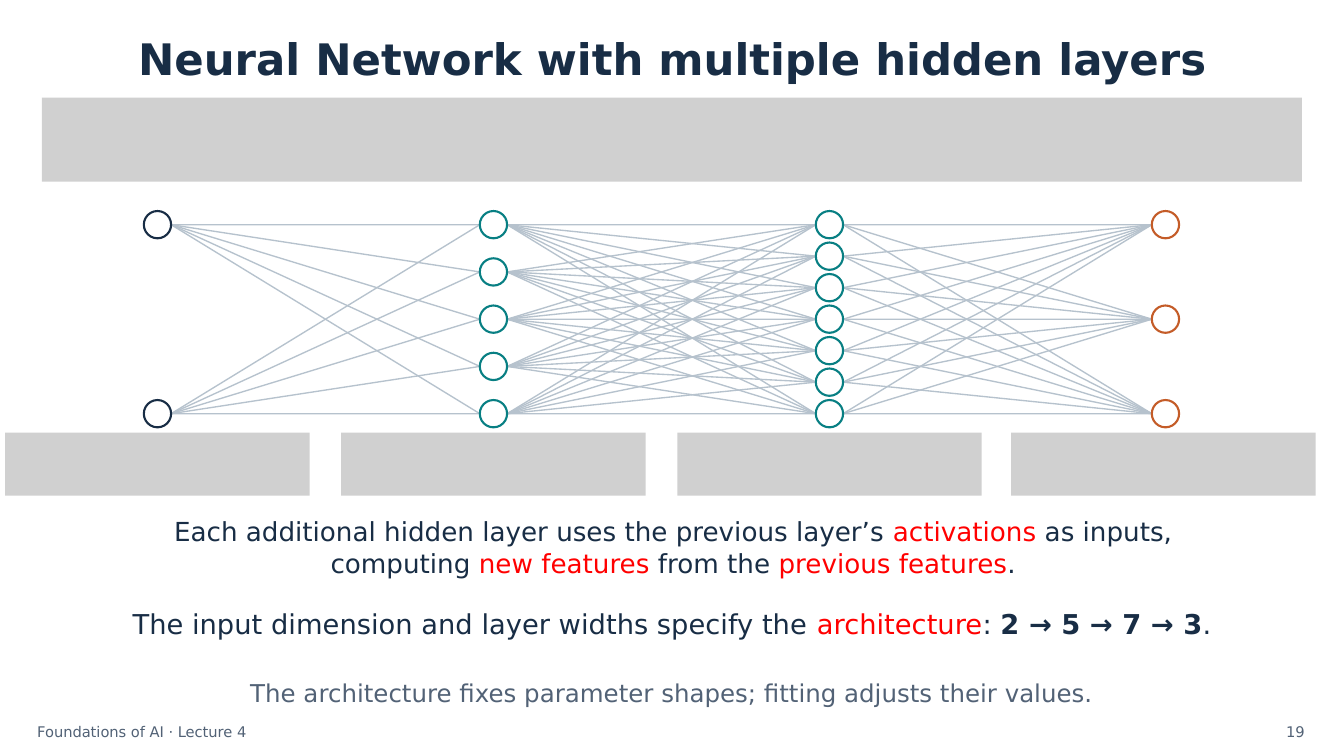
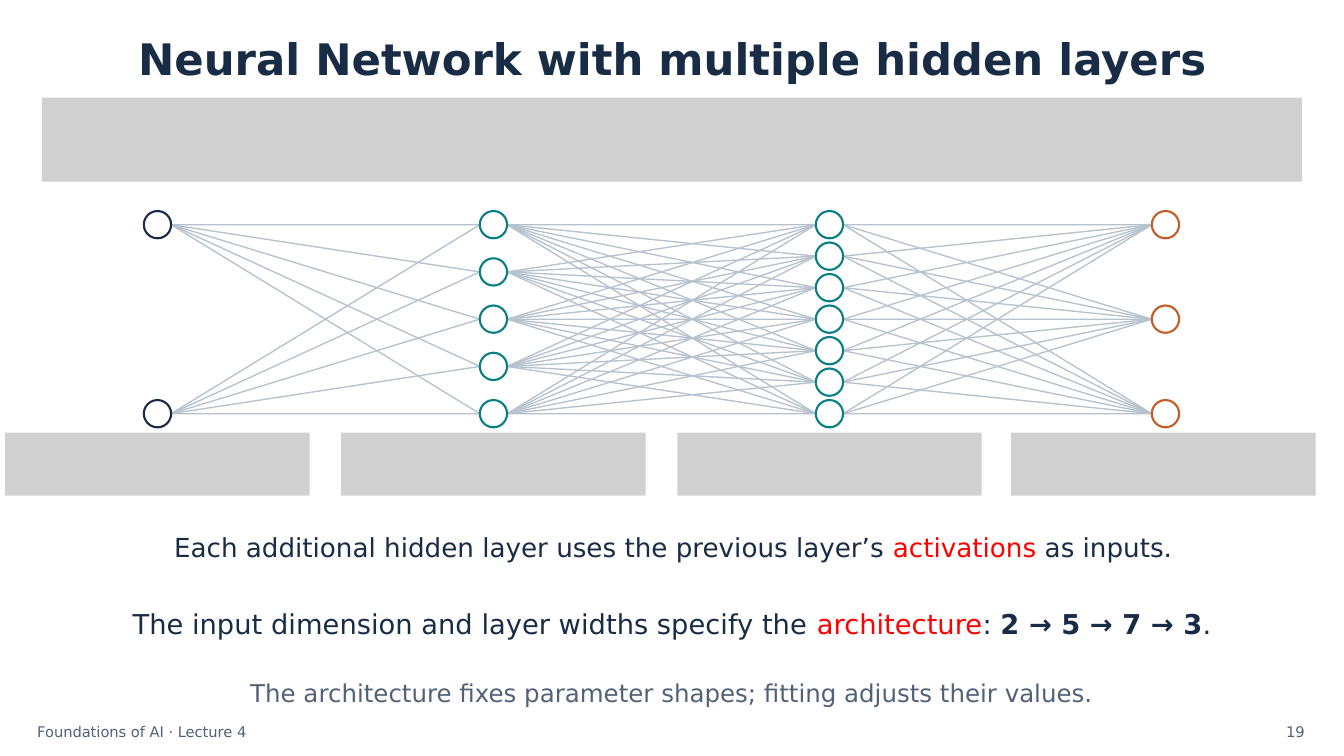
Before and after one commit to semtm0051/2026_27, a slide deck: slide 19 of Week_04/Slides/Week_04 - Slides.pptx. Drawn at 1344x756 pixels with LibreOffice and Linux fonts; fonts in the diff are those of the drawing; grey boxes stand for pictures. Boxes give left, top, right and bottom in pixels: in the first picture for what was removed or moved away, otherwise in the second. Text is boxed around its words. In the diff, an @@ line names an element or a change of style, - is before the commit and + after.

```diff
--- a/Week_04/Slides/Week_04 - Slides.pptx
+++ b/Week_04/Slides/Week_04 - Slides.pptx
@@ text at bbox=[174, 537, 1172, 562]: text changed @@
-Each additional hidden layer uses the previous layer’s activations as inputs,
-computing new features from the previous features.
+Each additional hidden layer uses the previous layer’s activations as inputs.
```
Also in this commit, not shown: 3 other slides changed, 1 other file.
